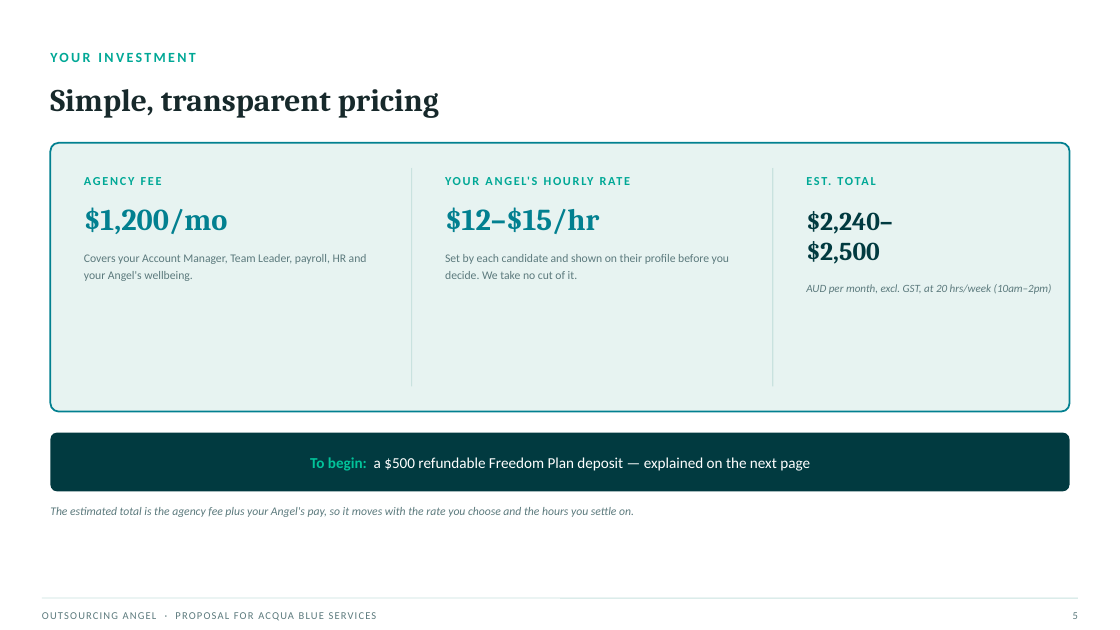
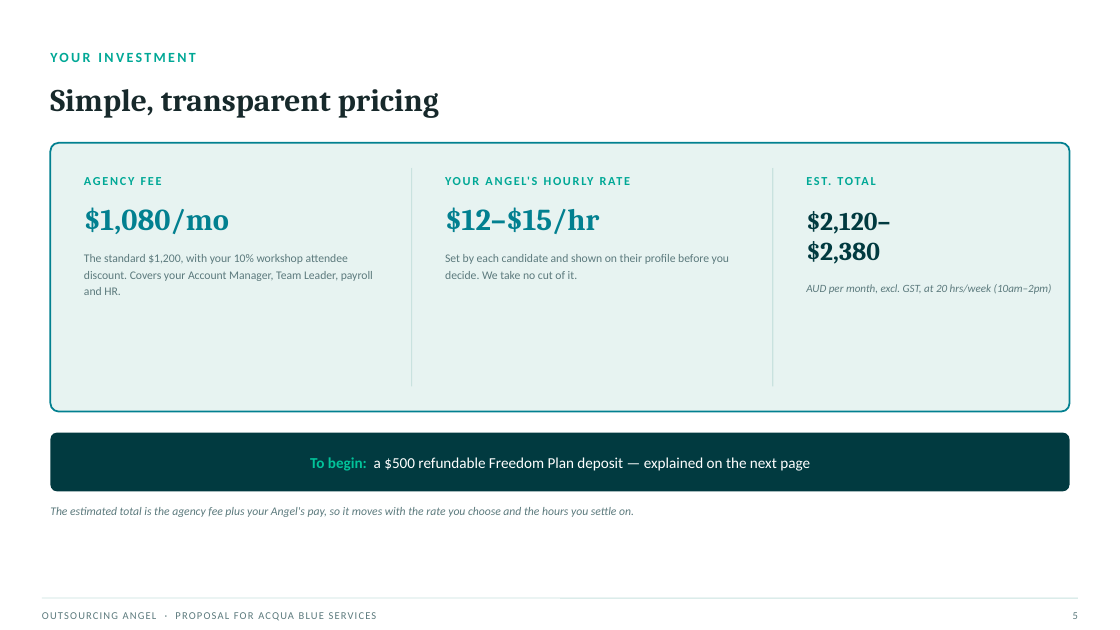
Before and after one commit to gail-gif/OA, a slide deck: slide 5 of Lavinia_Marekera_Acqua_Blue_Proposal.pptx. Drawn at 1120x630 pixels with LibreOffice and Linux fonts; fonts in the diff are those of the drawing. Boxes give left, top, right and bottom in pixels: in the first picture for what was removed or moved away, otherwise in the second. Text is boxed around its words. In the diff, an @@ line names an element or a change of style, - is before the commit and + after.

```diff
--- a/Lavinia_Marekera_Acqua_Blue_Proposal.pptx
+++ b/Lavinia_Marekera_Acqua_Blue_Proposal.pptx
@@ text at (84,207,229,234): text changed @@
-$1,200/mo
+$1,080/mo
@@ text at (806,211,890,264): text changed @@
-$2,240–
-$2,500
+$2,120–
+$2,380
@@ text at (84,254,373,295): text changed @@
-Covers your Account Manager, Team Leader, payroll, HR and your Angel's wellbeing.
+The standard $1,200, with your 10% workshop attendee discount. Covers your Account Manager, Team Leader, payroll and HR.
```
